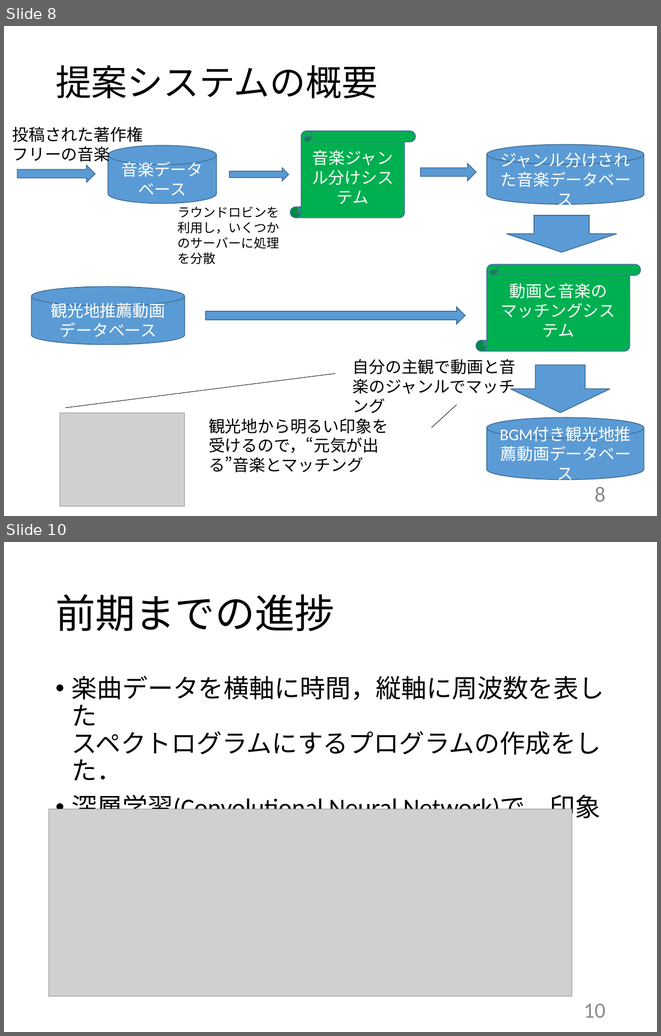
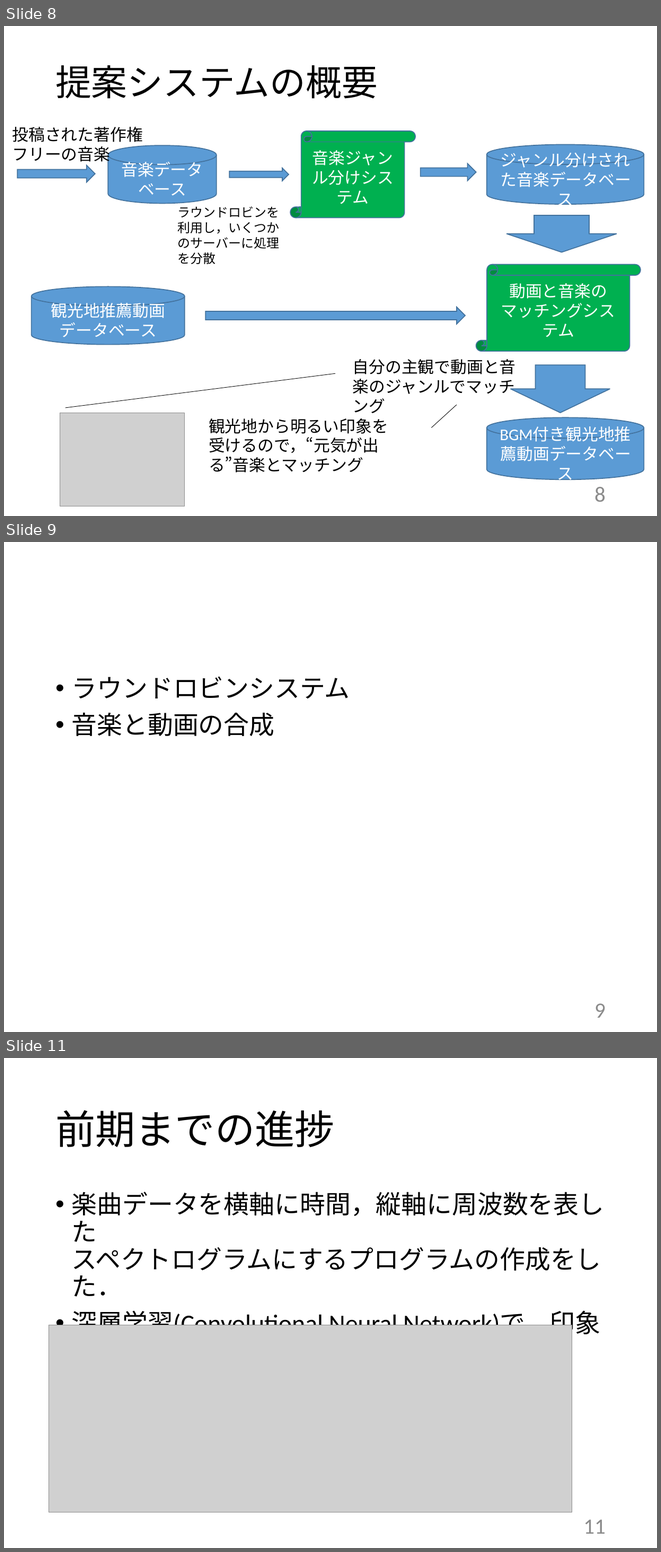
Before and after one commit to kait-takanolab/1821144-yoshii-thesis, a slide deck: 発表用スライド/1821144_yoshii_thesis_ver2.pptx. Shown one above the other, each under a label of ours: slides 8 and 10 before the commit, slides 8, 9 and 11 after it; the slides between them are not shown. The pictures are 661x1036 and 661x1552 pixels, drawn with LibreOffice and Linux fonts; fonts in the diff are those of the drawing; grey boxes stand for pictures. Boxes give left, top, right and bottom in pixels: in the first picture for what was removed or moved away, otherwise in the second. Text is boxed around its words. In the diff, an @@ line names an element or a change of style, - is before the commit and + after.

```diff
--- a/発表用スライド/1821144_yoshii_thesis_ver2.pptx
+++ b/発表用スライド/1821144_yoshii_thesis_ver2.pptx
@@ slide 9 added at bbox=[4, 542, 657, 1032], background #FFFFFF @@
@@ text added at bbox=[72, 676, 350, 736], 28 pt, text #000000 @@
+• ラウンドロビンシステム
+• 音楽と動画の合成
@@ page number added at bbox=[594, 1003, 606, 1017], 24 pt, text #8C8C8C @@
+9
@@ what was slide 10 is now slide 11 @@
@@ page number at bbox=[583, 1519, 606, 1533]: text changed @@
-10
+11
```
Also in this commit, not shown: 3 slides changed, 3 other files.
